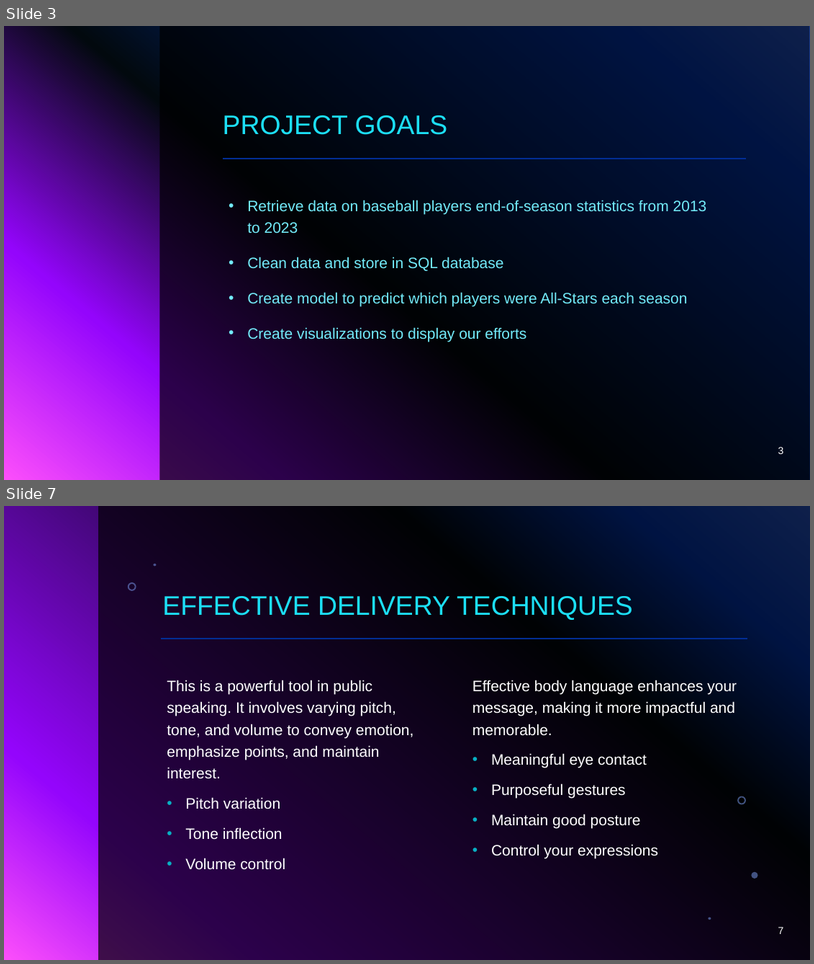
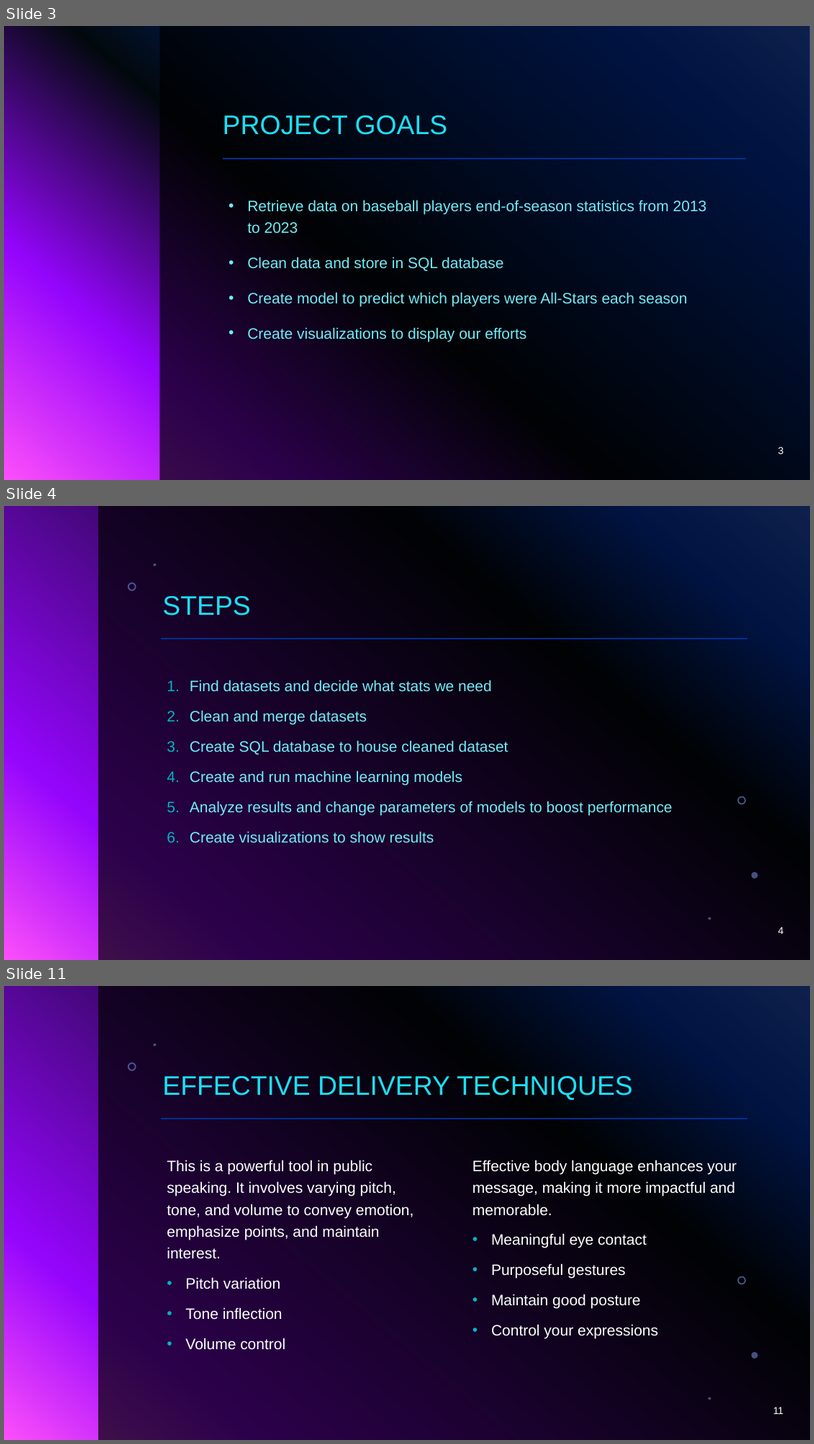
Before and after one commit to Christian-Albertini/project-4, a slide deck: Presentation.pptx. Shown one above the other, each under a label of ours: slides 3 and 7 before the commit, slides 3, 4 and 11 after it; the slides between them are not shown. The pictures are 814x964 and 814x1444 pixels, drawn with LibreOffice and Linux fonts; fonts in the diff are those of the drawing; background and template pictures are left out. Boxes give left, top, right and bottom in pixels: in the first picture for what was removed or moved away, otherwise in the second. Text is boxed around its words. In the diff, an @@ line names an element or a change of style, - is before the commit and + after.

```diff
--- a/Presentation.pptx
+++ b/Presentation.pptx
@@ slide 4 added at (x1=4, y1=506, x2=810, y2=960), background gradient #316CFC to #0343DF to #02090E to #9405FC to #FC4EFB; not listed: 7 template elements that a slide beside it also shows @@
@@ title added at (x1=162, y1=596, x2=250, y2=615), 32 pt, text #1CDFF5 @@
+STEPS
@@ text added at (x1=190, y1=680, x2=673, y2=843), 18 pt, text #73EBF9 @@
+  1. Find datasets and decide what stats we need
+  2. Clean and merge datasets
+  3. Create SQL database to house cleaned dataset
+  4. Create and run machine learning models
+  5. Analyze results and change parameters of models to boost performance
+  6. Create visualizations to show results
@@ page number added at (x1=779, y1=926, x2=784, y2=934), 12 pt, text #FFFFFF @@
+4
@@ what was slide 7 is now slide 11 @@
@@ page number at (x1=774, y1=1406, x2=784, y2=1414): text changed @@
-7
+11
```
Also in this commit, not shown: 6 other slides added, 1 slide removed.
